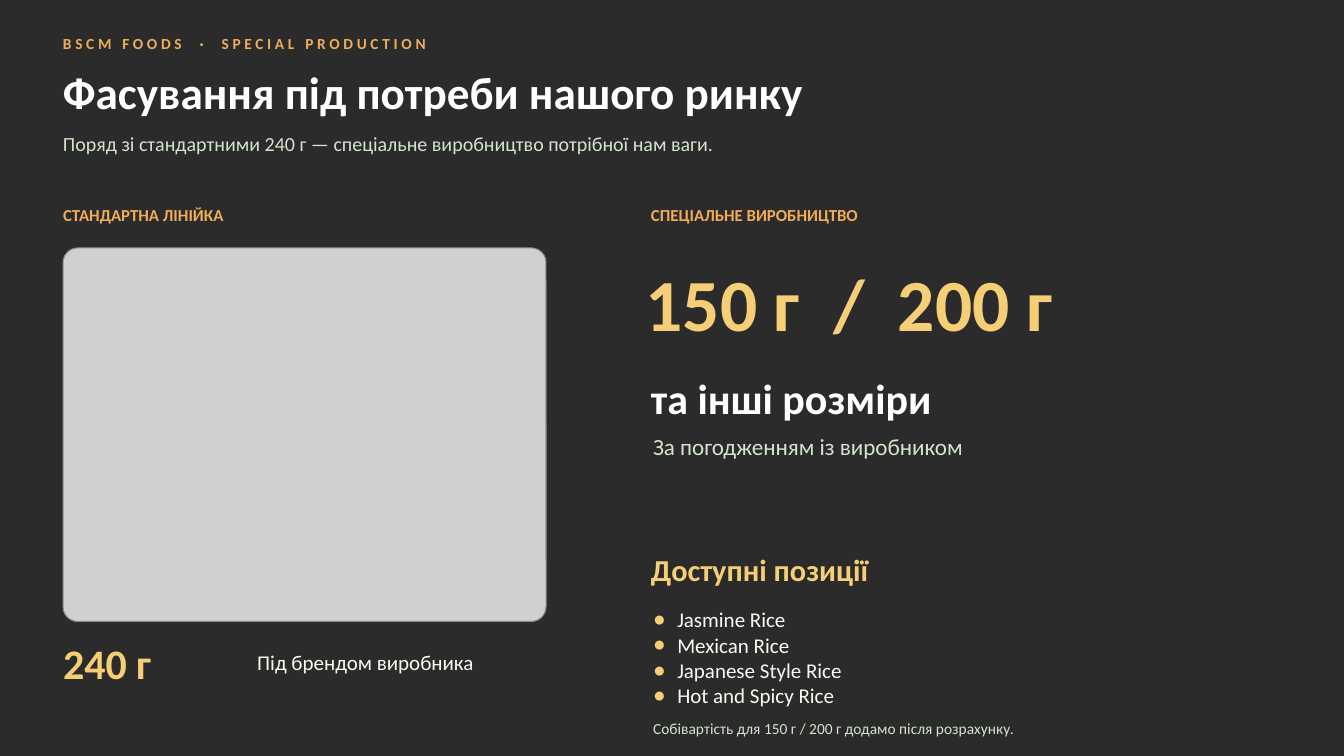
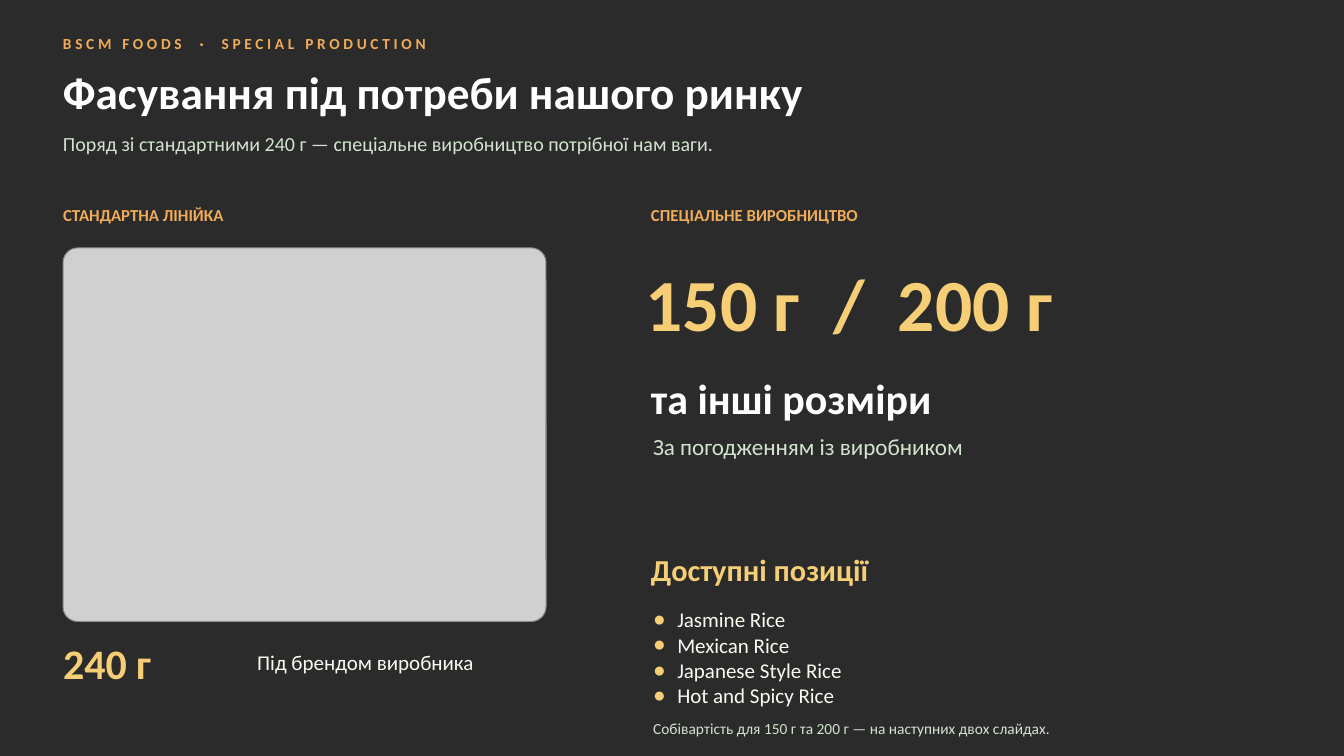
Before and after one commit to IllyaChaplygin/Chaplygin-Illya, a slide deck: slide 6 of RTE_Rice_Suppliers.pptx. Drawn at 1344x756 pixels with LibreOffice and Linux fonts; fonts in the diff are those of the drawing; grey boxes stand for pictures; background and template pictures are left out; a plain dark background stands for a picture behind light text. Boxes give left, top, right and bottom in pixels: in the first picture for what was removed or moved away, otherwise in the second. Text is boxed around its words. In the diff, an @@ line names an element or a change of style, - is before the commit and + after.

```diff
--- a/RTE_Rice_Suppliers.pptx
+++ b/RTE_Rice_Suppliers.pptx
@@ text at [653,723,1050,737]: text changed @@
-Собівартість для 150 г / 200 г додамо після розрахунку.
+Собівартість для 150 г та 200 г — на наступних двох слайдах.
```
Also in this commit, not shown: 2 slides added.
